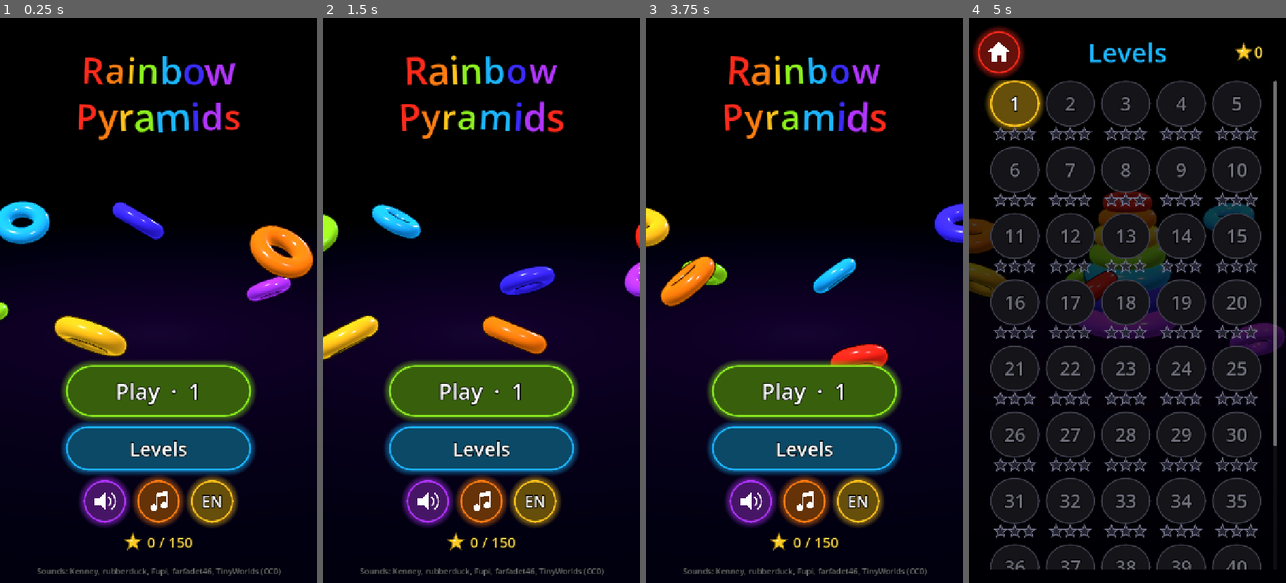
Above: before the commit, frames 1-4 (left to right).
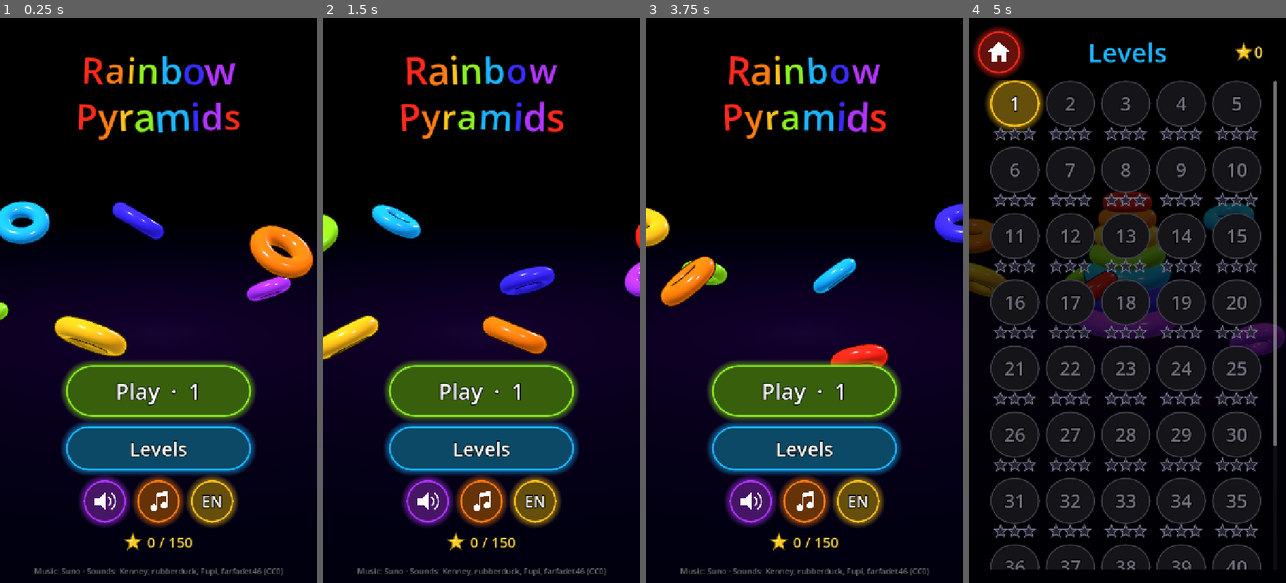
Above: after the commit, the same moments.

Repository: msveshnikov/rainbow-pyramids
Game: Godot game, scene res://scenes/main.tscn
Two runs of this game, one before a commit and one after it. Both use one fixed random seed, a clock stepped at 60 frames per second and the inputs below.
Inputs (mouse positions are in pixels of both pictures, inside the frame that each line leads up to):
- Up to frame 1 (0.25 s): no input
- Up to frame 2 (1.5 s): click "Play · 1" at 0.5 s; click (351, 46) at 1.25 s
- Up to frame 3 (3.75 s): click "Play · 1" at 2 s; click (953, 46) at 2.75 s; click (674, 51) at 3.5 s
- Up to frame 4 (5 s): click "Levels" at 4.25 s

The runs differ from the first frame. In frame 1, 0.4% of the frame differs, in the area x 10-90%, y 97-99%; in frame 2, 0.4%; in frame 3, 0.4%; in frame 4, nothing differs.

Commit message:
Music: original Suno soundtrack replaces the OpenGameArt loop
Track generated with Suno (v6-mini, instrumental) for the game; credits
updated in CREDITS.md and the title screen. Autotest now checks the music
stream loads and loops. Android version 1.0.1 (code 2).

Co-Authored-By: Claude Opus 5.5 <noreply@anthropic.com>

Diff:
--- a/scripts/game.gd
+++ b/scripts/game.gd
@@ -55,7 +55,7 @@
 	"pyramid": ["Пирамидка!", "Pyramid!"],
 	"best": ["рекорд %d", "best %d"],
 	"new_best": ["Новый рекорд!", "New best!"],
-	"credits": ["Звуки: Kenney, rubberduck, Fupi, farfadet46, TinyWorlds (CC0)", "Sounds: Kenney, rubberduck, Fupi, farfadet46, TinyWorlds (CC0)"],
+	"credits": ["Музыка: Suno · Звуки: Kenney, rubberduck, Fupi, farfadet46 (CC0)", "Music: Suno · Sounds: Kenney, rubberduck, Fupi, farfadet46 (CC0)"],
 }
 
 
--- a/scripts/main.gd
+++ b/scripts/main.gd
@@ -711,6 +711,11 @@
 	var fails := 0
 	var only := Game.arg_value("--only", "")
 	await _wait(0.3)
+	if Sfx.music.stream == null or Sfx.music.stream.get_length() < 60.0:
+		_alog("FAIL music missing")
+		fails += 1
+	else:
+		_alog("music %.1f s, loop=%s" % [Sfx.music.stream.get_length(), str(Sfx.music.stream.loop)])
 	show_title()
 	await _wait(1.6)
 	await _shot("01_title")
Not shown, changed: export_presets.cfg
Not shown, changed: assets/CREDITS.md
Not shown, changed: assets/audio/music.mp3
